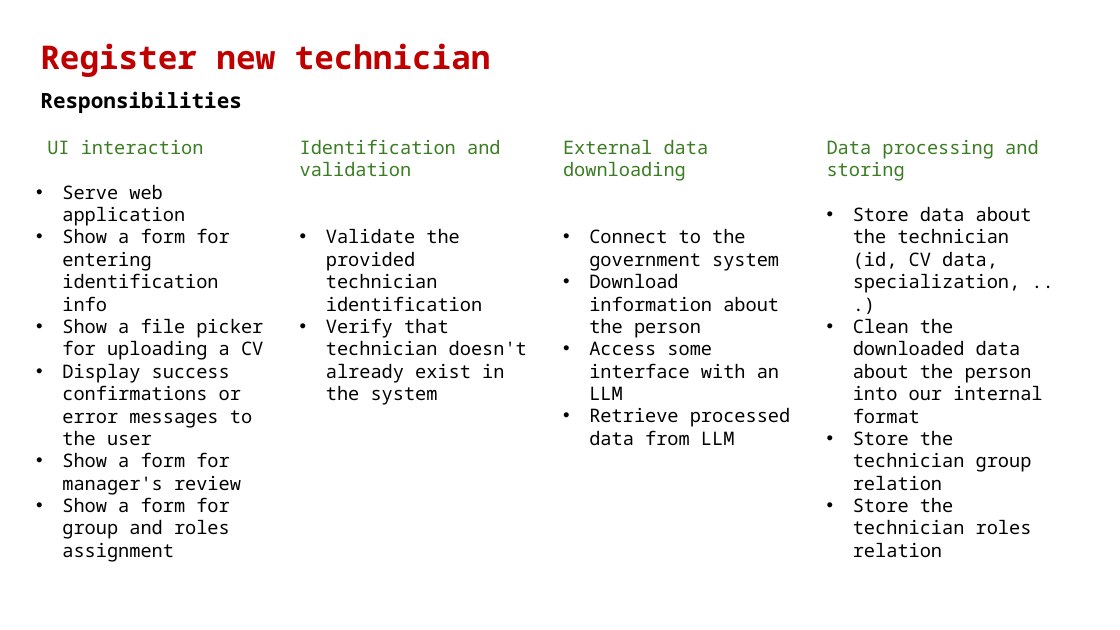
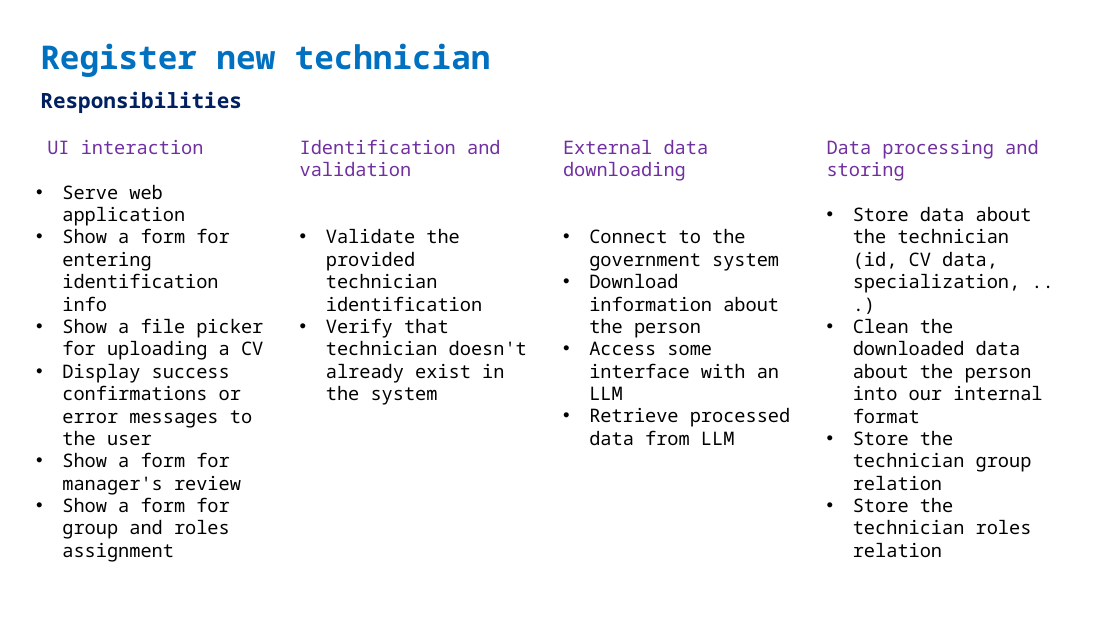
Before and after one commit to alexeykko/rct-project-nswi130, a slide deck: slide 6 of RacingCarTrackerPresentation.pptx. Drawn at 1120x630 pixels with LibreOffice and Linux fonts; fonts in the diff are those of the drawing. Boxes give left, top, right and bottom in pixels: in the first picture for what was removed or moved away, otherwise in the second. Text is boxed around its words. In the diff, an @@ line names an element or a change of style, - is before the commit and + after.

```diff
--- a/RacingCarTrackerPresentation.pptx
+++ b/RacingCarTrackerPresentation.pptx
@@ text "Register new technician" at [40, 43, 491, 77]: text colour #C00000 to #0070C0 @@
@@ text "Responsibilities" at [40, 91, 242, 113]: text colour #000000 to #002060 @@
@@ text at [47, 140, 204, 154]: text colour #3B7D23 to #7030A0 in "UI interaction" @@
@@ text at [300, 139, 500, 176]: text colour #3B7D23 to #7030A0 in "Identification and validation" @@
@@ text at [563, 140, 709, 181]: text colour #3B7D23 to #7030A0 in "External data downloading" @@
@@ text at [827, 140, 1038, 181]: text colour #3B7D23 to #7030A0 in "Data processing and storing" @@
```
Also in this commit, not shown: 22 other slides changed.
